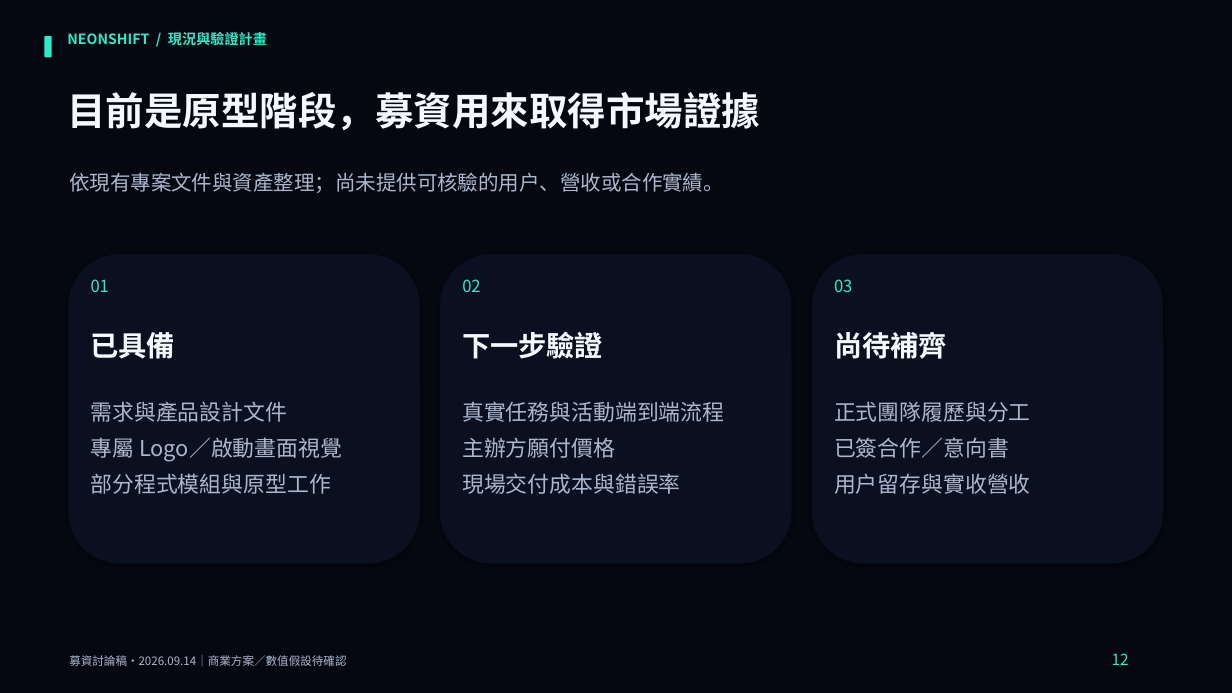
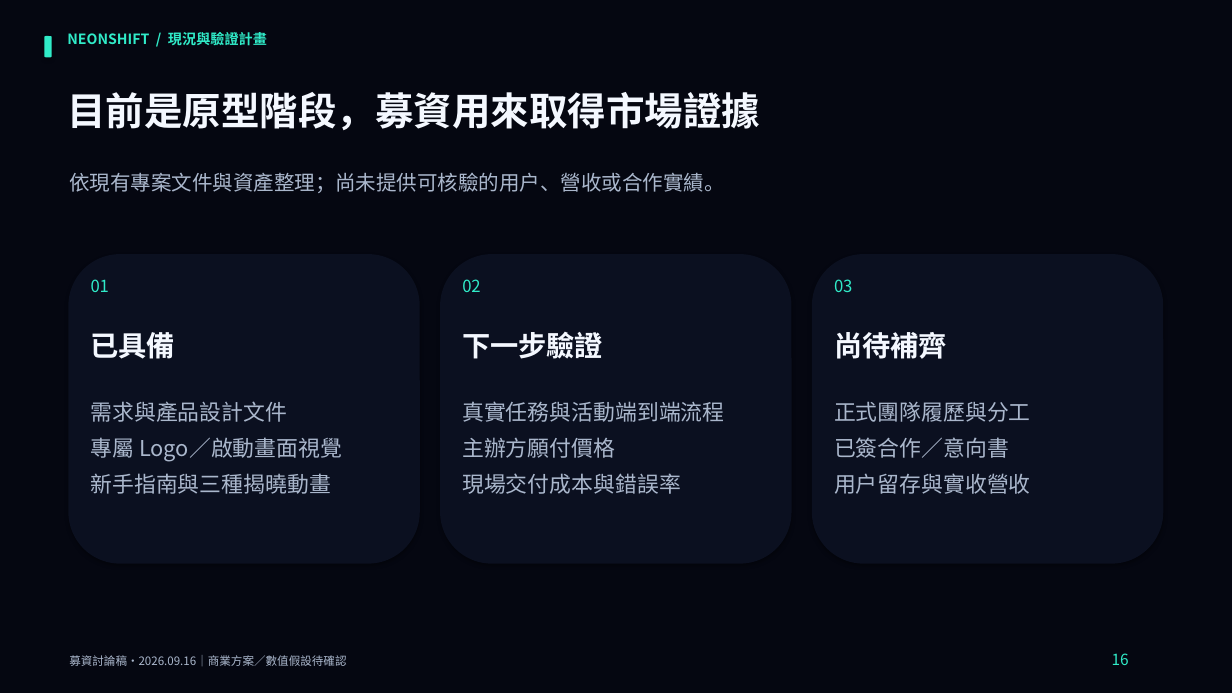
Before and after one commit to stan0714/neonshift, a slide deck: slide 16 of output/fundraising/NeonShift_募資簡報_中文草稿_v1.pptx (slide 12 before the commit). Drawn at 1232x693 pixels with LibreOffice and Linux fonts; fonts in the diff are those of the drawing. Boxes give left, top, right and bottom in pixels: in the first picture for what was removed or moved away, otherwise in the second. Text is boxed around its words. In the diff, an @@ line names an element or a change of style, - is before the commit and + after.

```diff
--- a/output/fundraising/NeonShift_募資簡報_中文草稿_v1.pptx
+++ b/output/fundraising/NeonShift_募資簡報_中文草稿_v1.pptx
@@ text at <box>91,473,332,494</box>: text changed @@
-部分程式模組與原型工作
+新手指南與三種揭曉動畫
@@ text at <box>69,655,346,666</box>: text changed @@
-募資討論稿・2026.09.14｜商業方案／數值假設待確認
+募資討論稿・2026.09.16｜商業方案／數值假設待確認
@@ text at <box>1112,653,1129,665</box>: text changed @@
-12
+16
```
Also in this commit, not shown: 17 other slides changed, 5 slides added, 21 other files.
